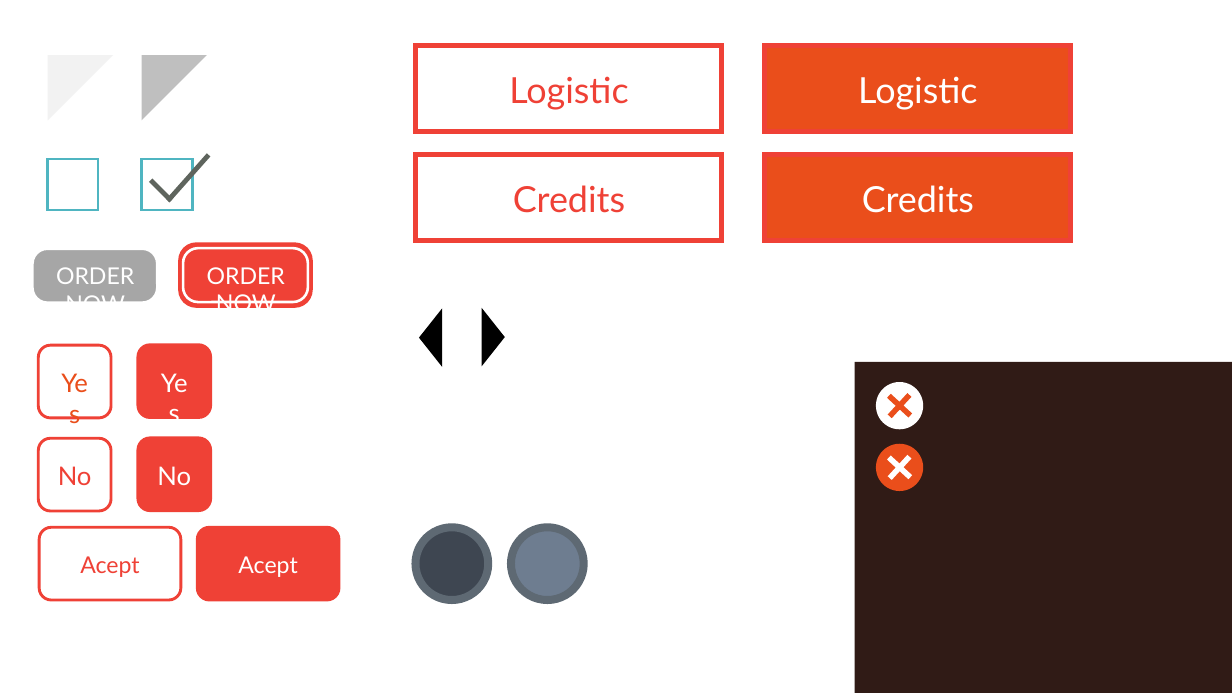
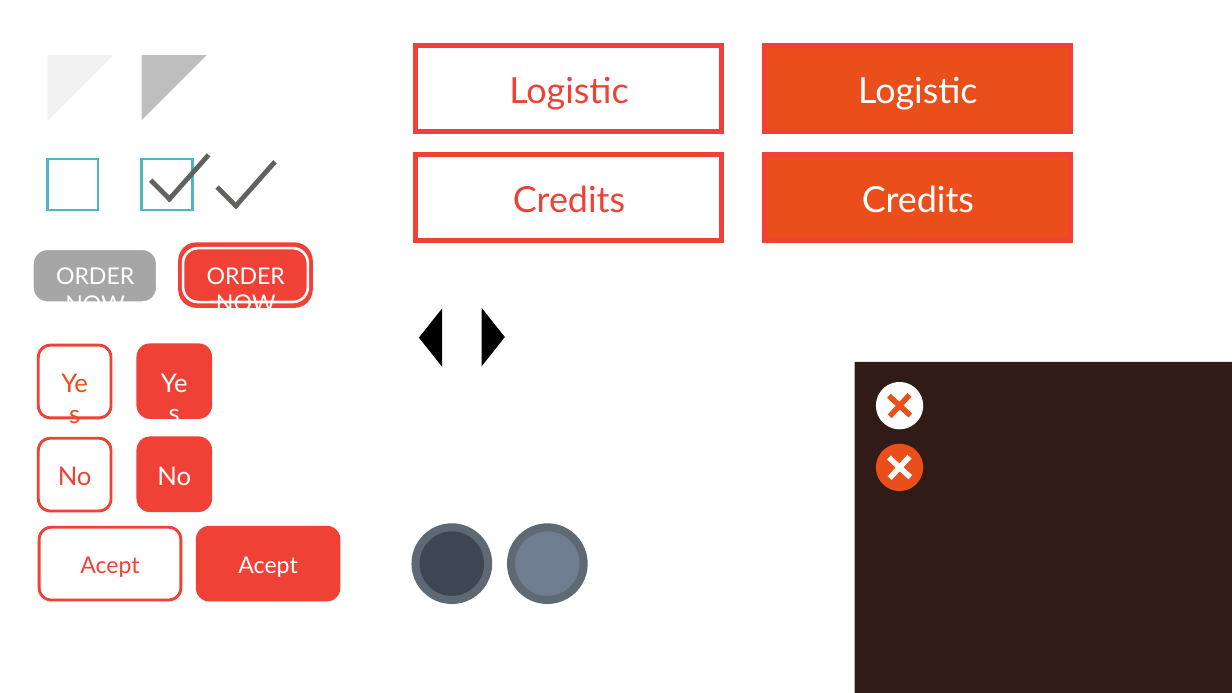
Before and after one commit to systems-multimedia/TruckLogistic, a slide deck: slide 4 of others/Elementos - Proyecto 2 S.O.pptx. Drawn at 1232x693 pixels with LibreOffice and Linux fonts; fonts in the diff are those of the drawing. Boxes give left, top, right and bottom in pixels: in the first picture for what was removed or moved away, otherwise in the second. Text is boxed around its words. In the diff, an @@ line names an element or a change of style, - is before the commit and + after.

```diff
--- a/others/Elementos - Proyecto 2 S.O.pptx
+++ b/others/Elementos - Proyecto 2 S.O.pptx
@@ line added from (235, 208) to (275, 162), #5E645D 3.75 pt @@
@@ line added from (217, 187) to (238, 208), #5E645D 3.75 pt @@
```
Also in this commit, not shown: 33 other files.
